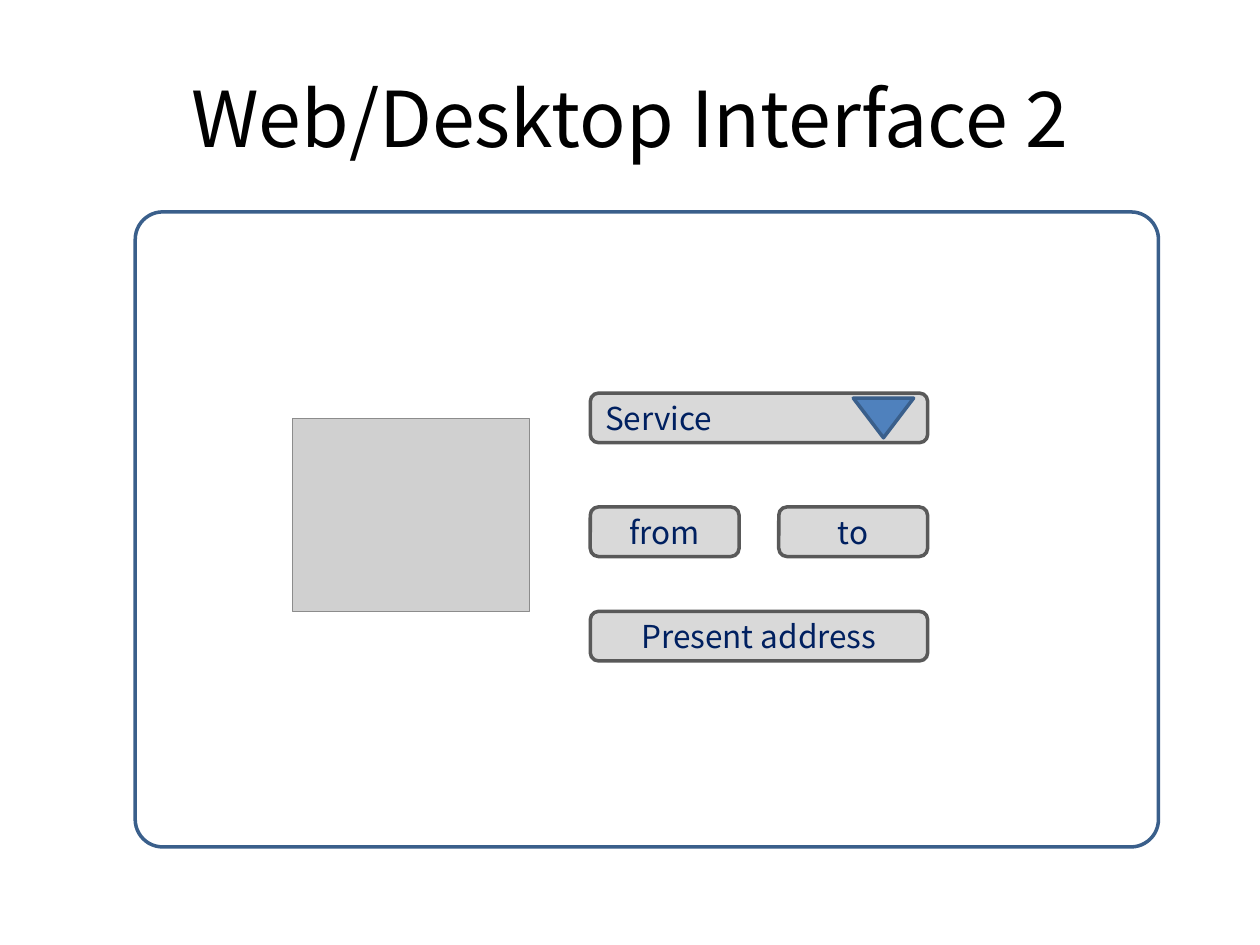
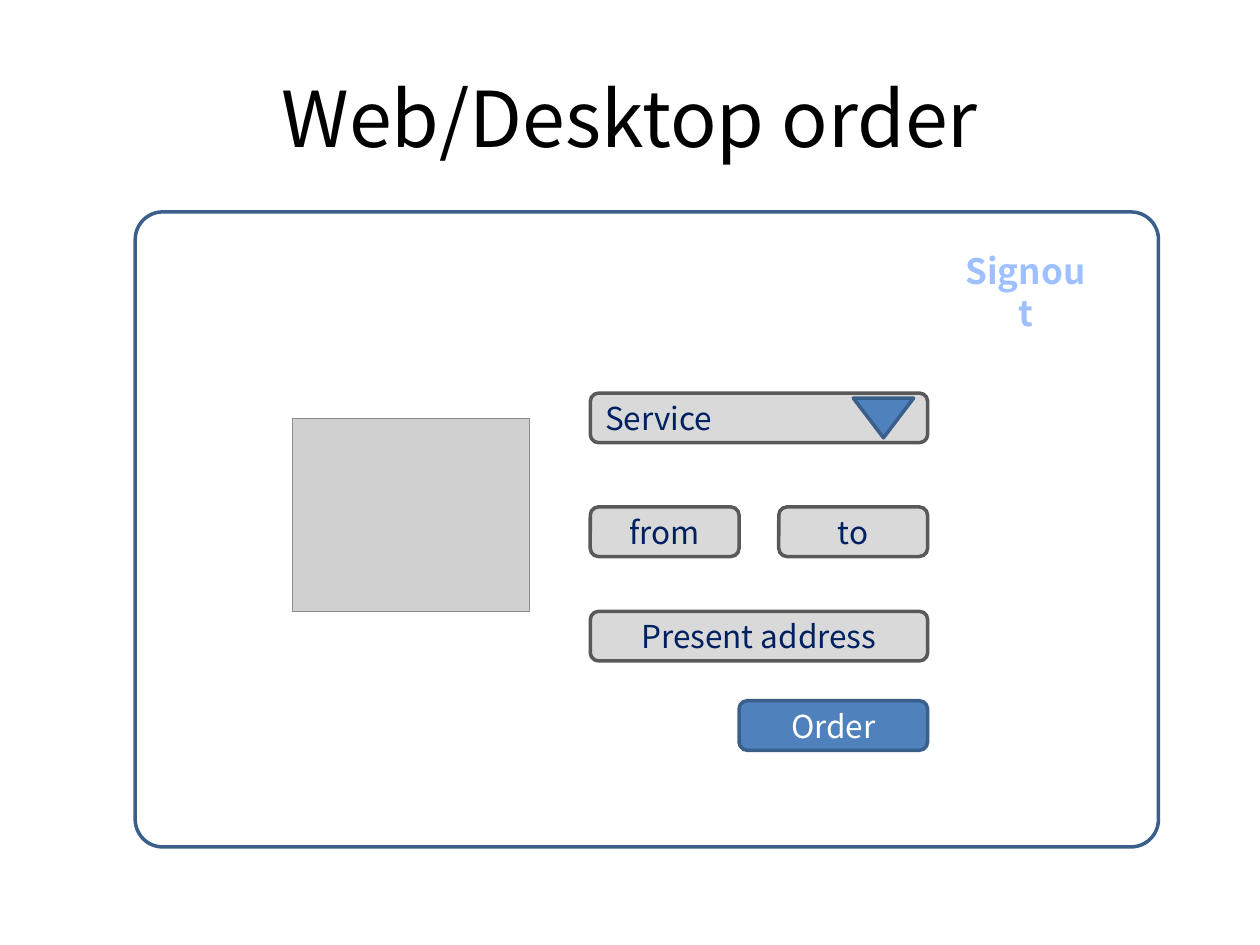
Before and after one commit to Krist-m/www, a slide deck: slide 3 of doc/www-screens.pptx. Drawn at 1260x945 pixels with LibreOffice and Linux fonts; fonts in the diff are those of the drawing; grey boxes stand for pictures. Boxes give left, top, right and bottom in pixels: in the first picture for what was removed or moved away, otherwise in the second. Text is boxed around its words. In the diff, an @@ line names an element or a change of style, - is before the commit and + after.

```diff
--- a/doc/www-screens.pptx
+++ b/doc/www-screens.pptx
@@ title at [282,85,978,165]: text changed @@
-Web/Desktop Interface 2
+Web/Desktop order
@@ text added at [948,243,1102,299], 20 pt, text gradient #BFD3F9 to #A0C1FF to #003D85, bold @@
+Signout
@@ rounded rectangle added at [740,701,929,750], fill #4F81BD, outline #3A5F8C 2 pt, 18 pt, text #FFFFFF @@
+Order
```
Also in this commit, not shown: 3 other slides changed, 2 slides added.
